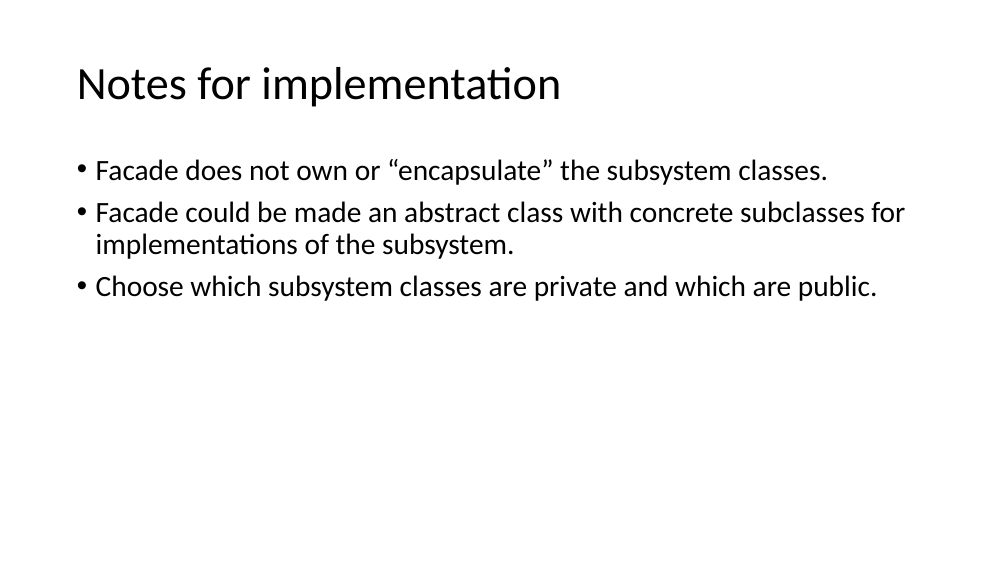
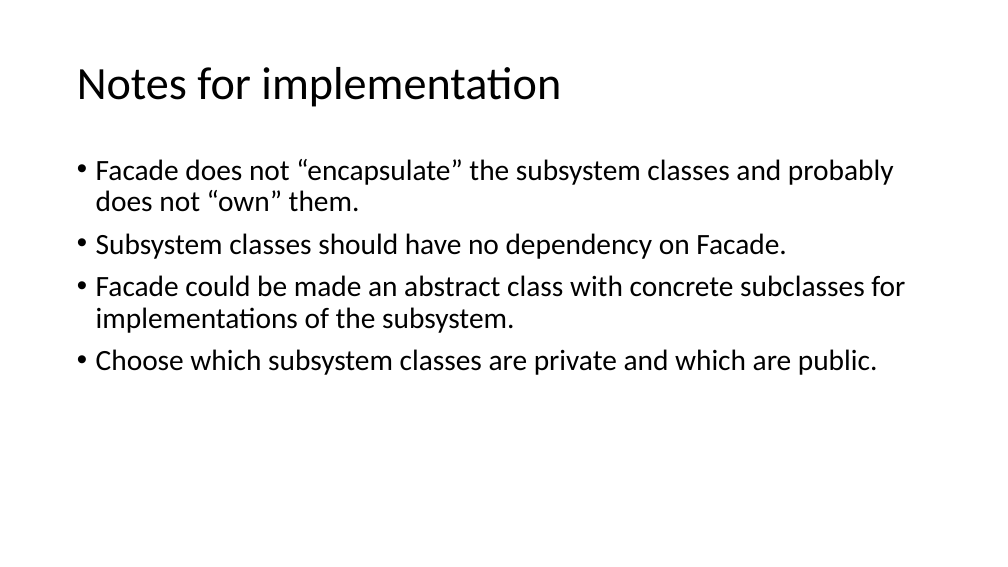
Before and after one commit to crsdrw/patterns, a slide deck: slide 8 of Patterns/docs/Facade.pptx. Drawn at 1008x567 pixels with LibreOffice and Linux fonts; fonts in the diff are those of the drawing. Boxes give left, top, right and bottom in pixels: in the first picture for what was removed or moved away, otherwise in the second. Text is boxed around its words. In the diff, an @@ line names an element or a change of style, - is before the commit and + after.

Commit message:
Update presentation.

```diff
--- a/Patterns/docs/Facade.pptx
+++ b/Patterns/docs/Facade.pptx
@@ text at [96, 159, 894, 259]: text changed @@
-• Facade does not own or “encapsulate” the subsystem classes.
+• Facade does not “encapsulate” the subsystem classes and probably does not “own” them.
+• Subsystem classes should have no dependency on Facade.
```
Also in this commit, not shown: 1 slide added.
